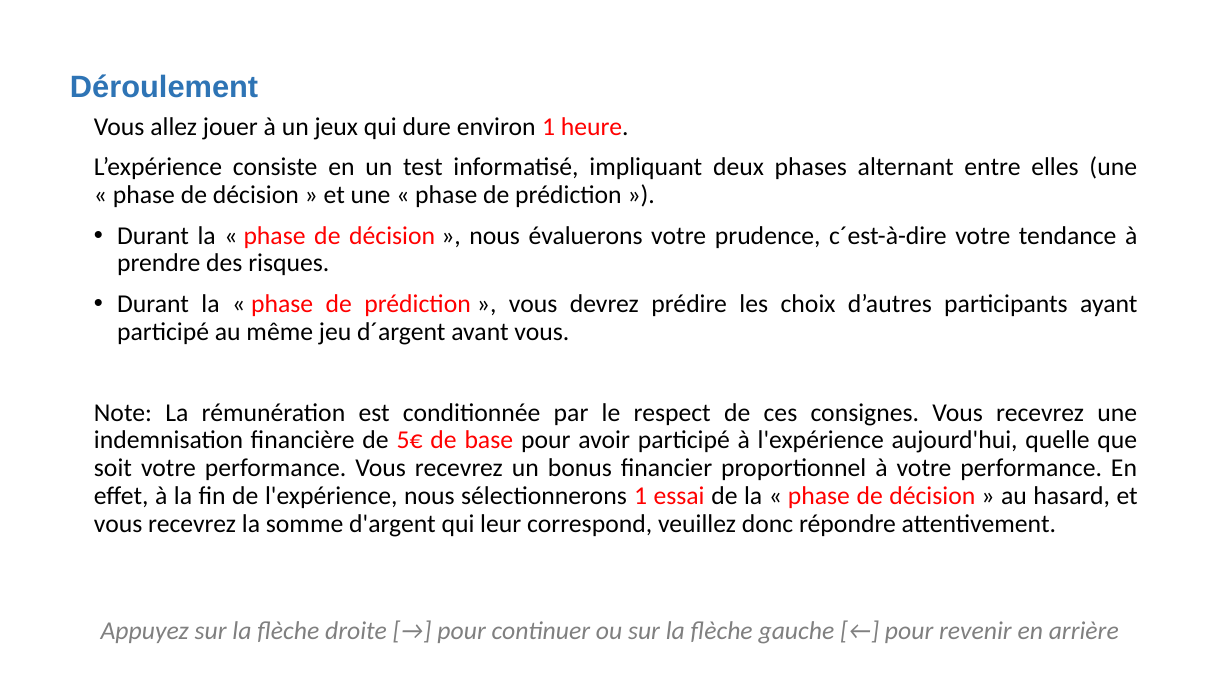
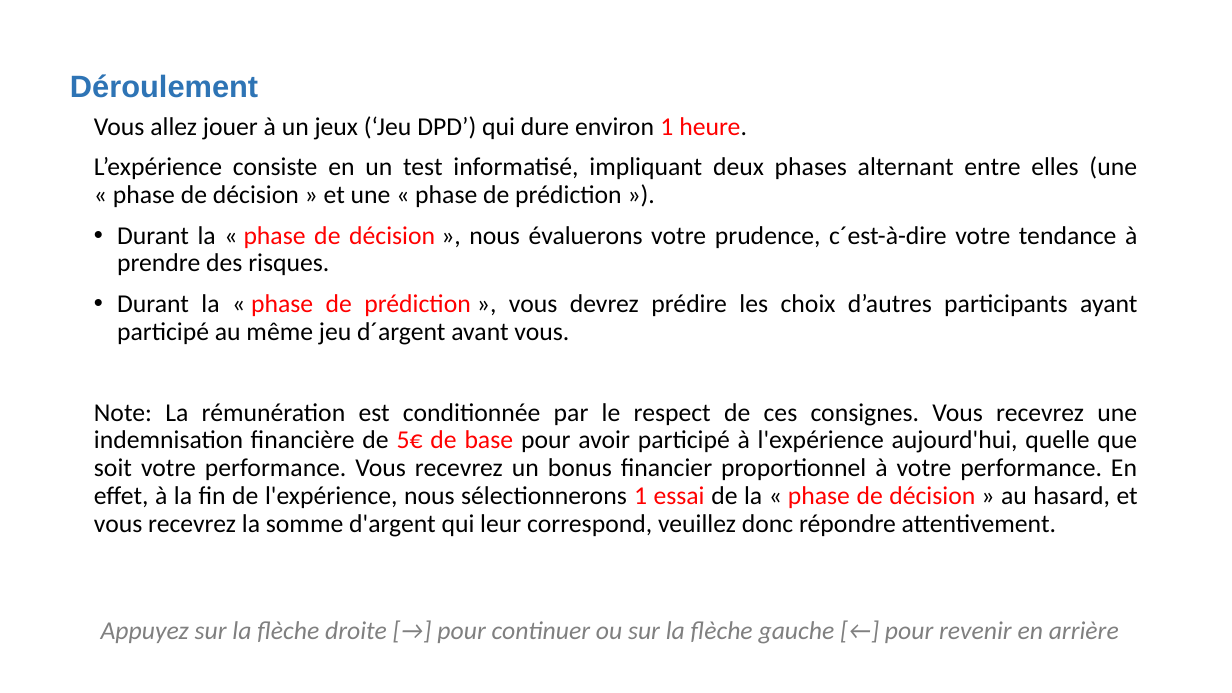
Before and after one commit to MBB-team/Online_Testing, a slide deck: slide 2 of DPD_task/stimuli/instructions/instructionsDPD.pptx. Drawn at 1232x693 pixels with LibreOffice and Linux fonts; fonts in the diff are those of the drawing. Boxes give left, top, right and bottom in pixels: in the first picture for what was removed or moved away, otherwise in the second. Text is boxed around its words. In the diff, an @@ line names an element or a change of style, - is before the commit and + after.

```diff
--- a/DPD_task/stimuli/instructions/instructionsDPD.pptx
+++ b/DPD_task/stimuli/instructions/instructionsDPD.pptx
@@ text at <box>94,116,747,140</box>: text changed @@
-Vous allez jouer à un jeux qui dure environ 1 heure.
+Vous allez jouer à un jeux (‘Jeu DPD’) qui dure environ 1 heure.
```
Also in this commit, not shown: 2 slides added, 12 other files.
